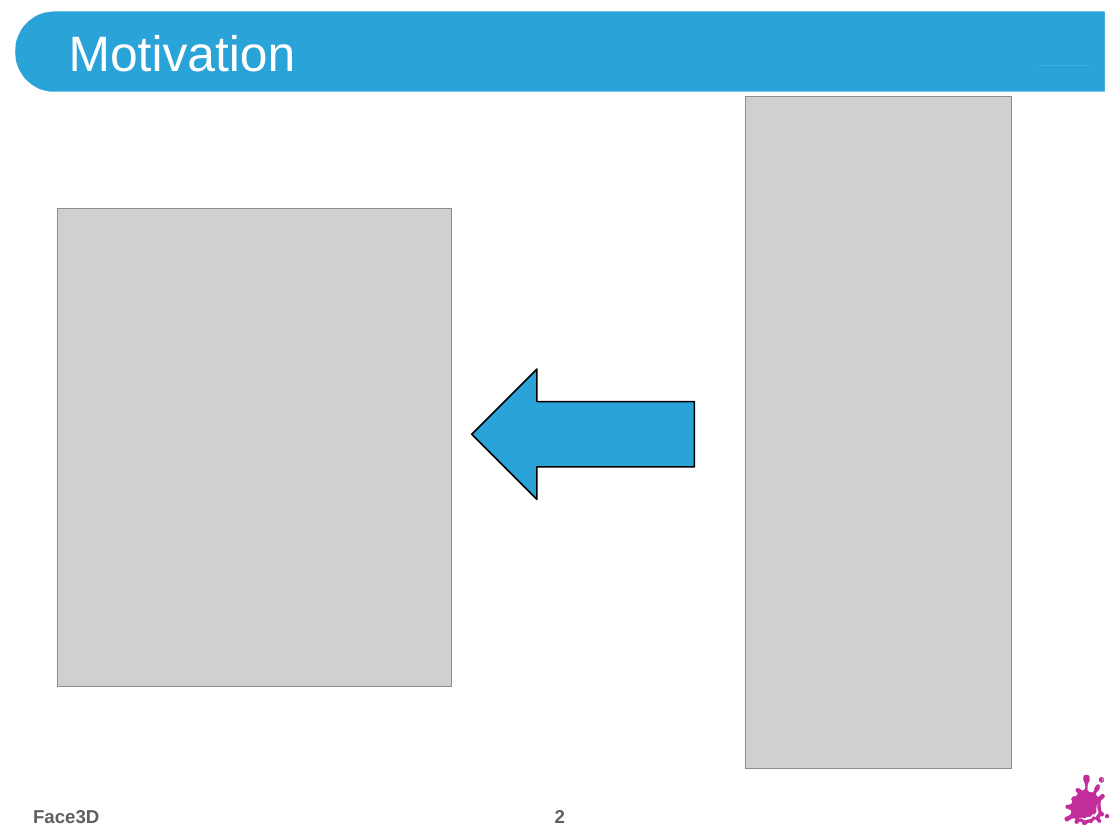
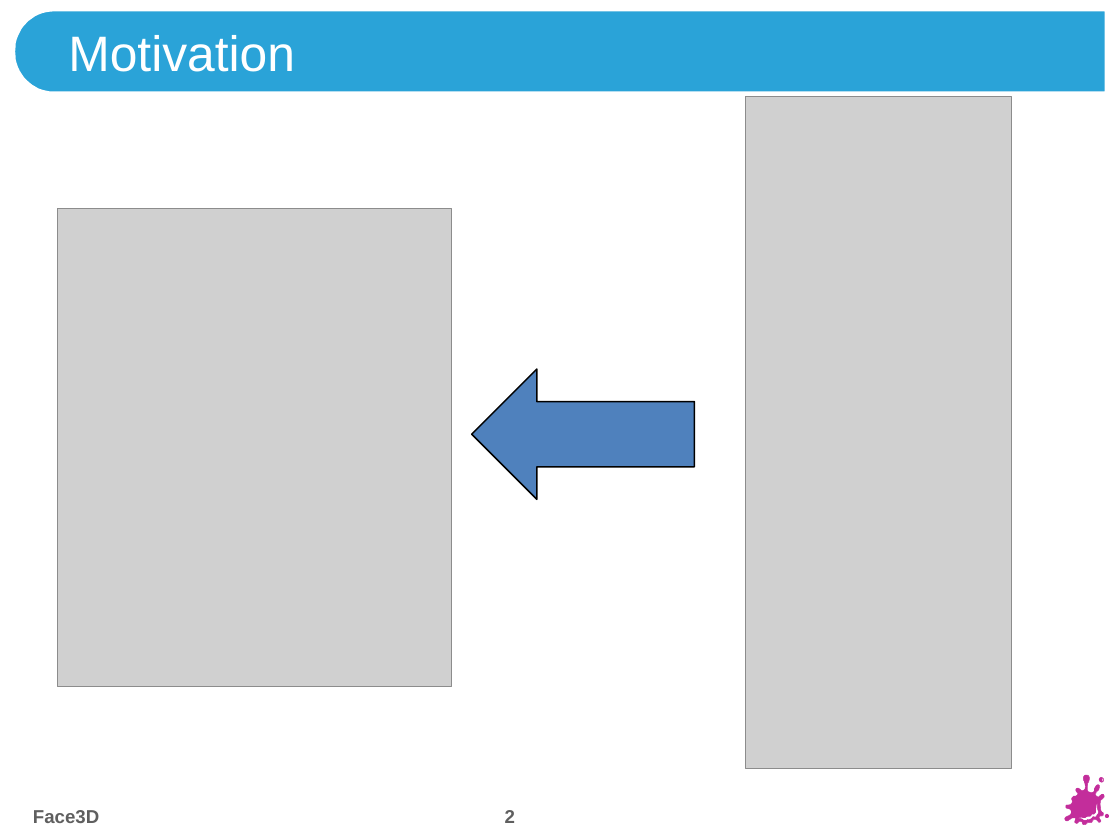
Before and after one commit to tpinetz/Visualisierung, a slide deck: slide 2 of Allgemeines/FaceReconstruction.pptx. Drawn at 1120x840 pixels with LibreOffice and Linux fonts; fonts in the diff are those of the drawing; grey boxes stand for pictures; background and template pictures are left out. Boxes give left, top, right and bottom in pixels: in the first picture for what was removed or moved away, otherwise in the second. Text is boxed around its words. In the diff, an @@ line names an element or a change of style, - is before the commit and + after.

```diff
--- a/Allgemeines/FaceReconstruction.pptx
+++ b/Allgemeines/FaceReconstruction.pptx
@@ outline redrawn in 4 elements at [1065, 775, 1104, 824], [1079, 803, 1099, 820], [15, 10, 1107, 92], [1037, 65, 1090, 65] @@
@@ left arrow at [472, 370, 694, 500]: fill #2AA3D8 to #4F81BD; outline #000000 1 pt to #000000 0.99 pt; proportions changed @@
@@ page number at [505, 810, 515, 823]: alignment centre to left @@
@@ freeform shape at [1085, 785, 1104, 825]: outline #C32D9B 0.25 pt to #C32D9B 0.26 pt; outline redrawn @@
```
Also in this commit, not shown: 7 other slides changed, 3 other files.
